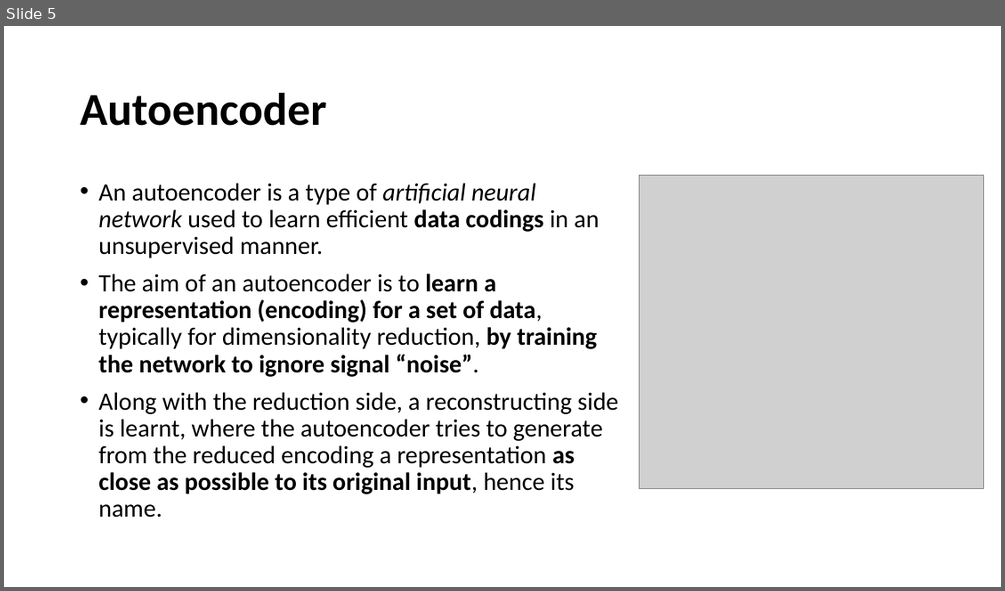
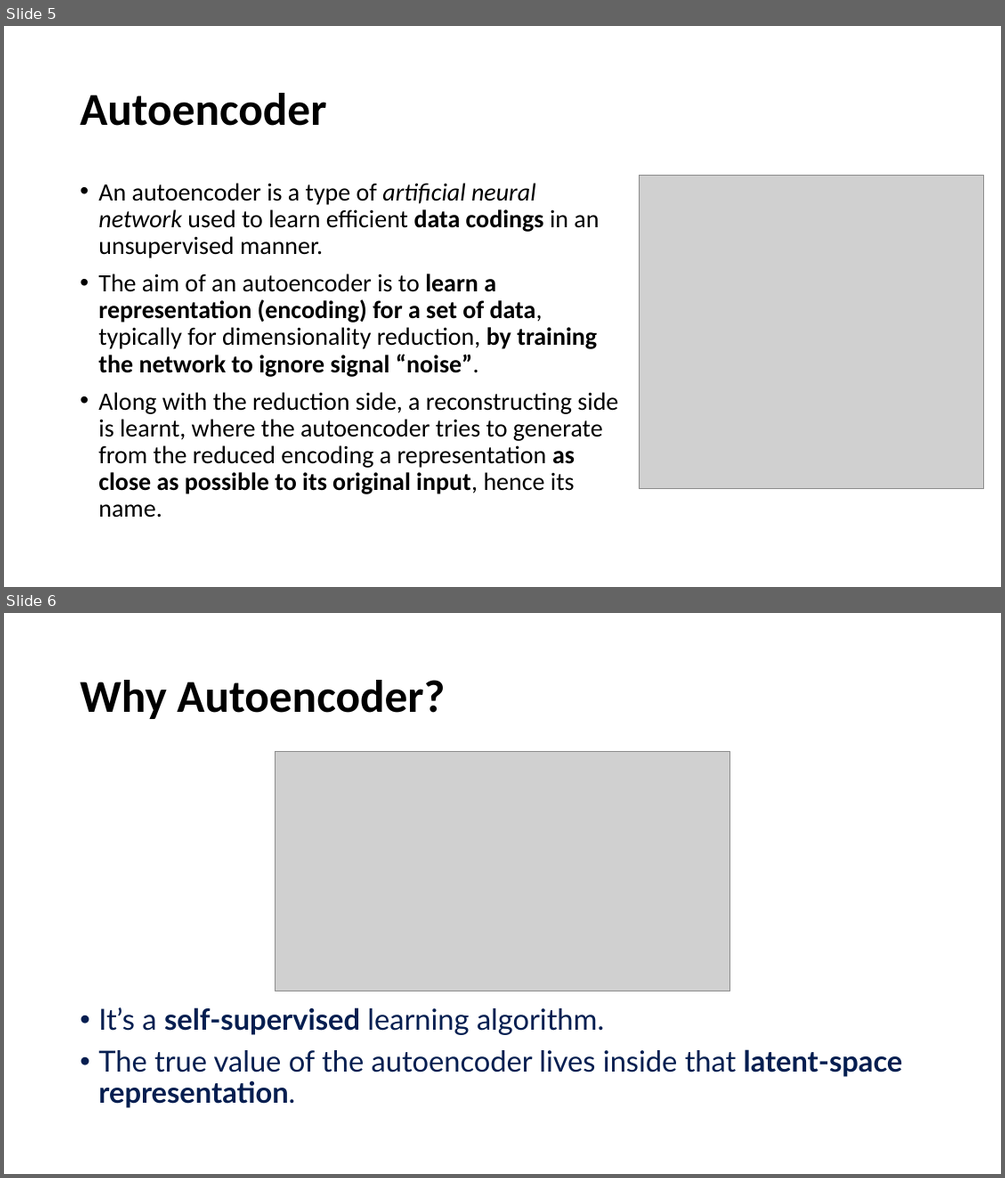
Before and after one commit to tingsyo/course_2020Q3_representation_learning, a slide deck: notebooks/05_Autoencoder_and_variations.pptx. Shown one above the other, each under a label of ours: slide 5 before the commit, slides 5 and 6 after it. The pictures are 1005x591 and 1005x1178 pixels, drawn with LibreOffice and Linux fonts; fonts in the diff are those of the drawing; grey boxes stand for pictures. Boxes give left, top, right and bottom in pixels: in the first picture for what was removed or moved away, otherwise in the second. Text is boxed around its words. In the diff, an @@ line names an element or a change of style, - is before the commit and + after.

```diff
--- a/notebooks/05_Autoencoder_and_variations.pptx
+++ b/notebooks/05_Autoencoder_and_variations.pptx
@@ slide 6 added at (x1=4, y1=613, x2=1001, y2=1174), background #FFFFFF @@
@@ title added at (x1=80, y1=680, x2=445, y2=719), 44 pt, text #000000, bold @@
+Why Autoencoder?
@@ picture added at (x1=275, y1=751, x2=730, y2=990) @@
@@ text added at (x1=98, y1=1007, x2=903, y2=1108), 28 pt, text #051E50 @@
+• It’s a self-supervised learning algorithm.
+• The true value of the autoencoder lives inside that latent-space representation.
```
Also in this commit, not shown: 6 other slides added, 1 slide removed.
